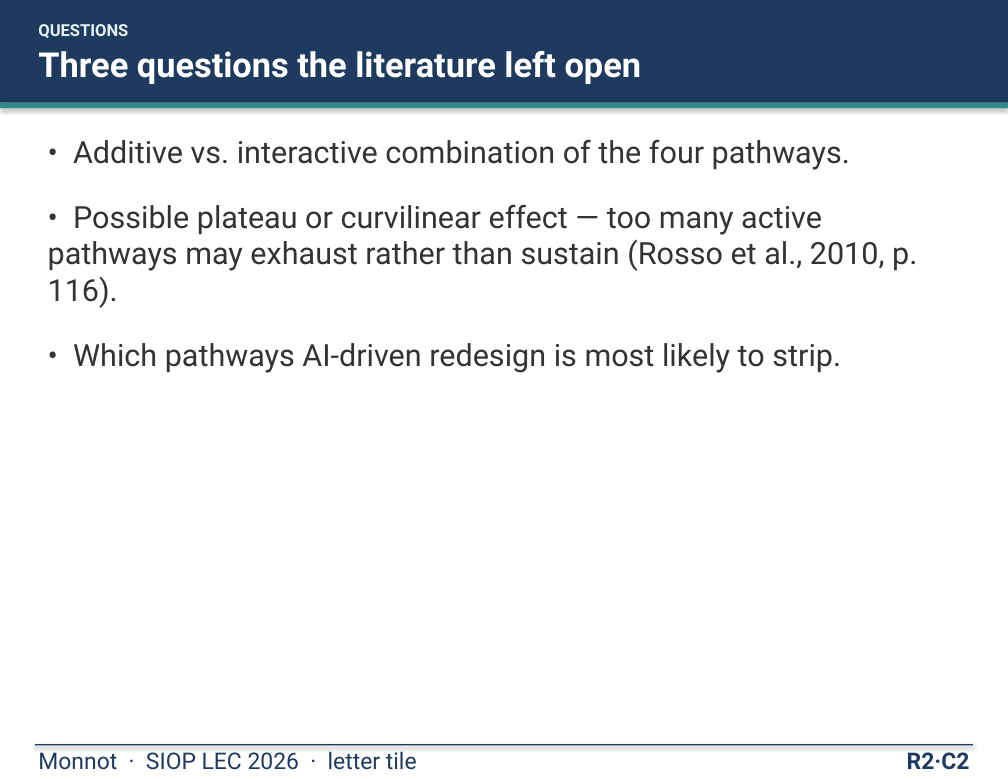
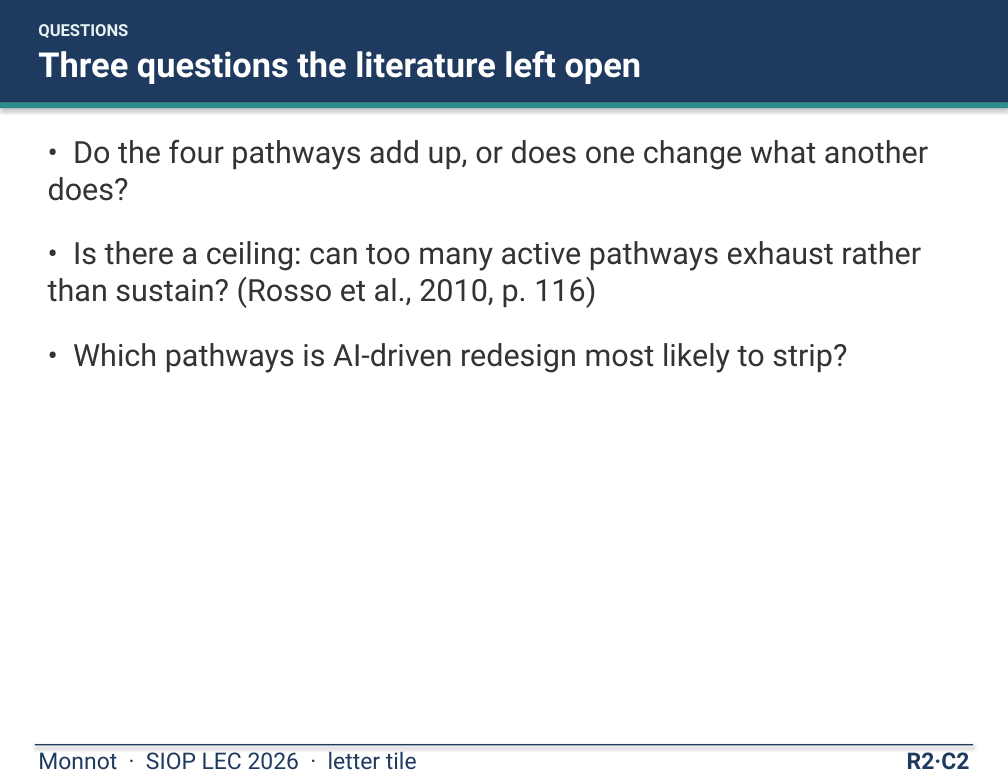
Before and after one commit to mjmonnot/mjmonnot.github.io, a slide deck: slide 6 of lec-2026/assets/Monnot_Poster_v5.pptx. Drawn at 1008x779 pixels with LibreOffice and Linux fonts; fonts in the diff are those of the drawing. Boxes give left, top, right and bottom in pixels: in the first picture for what was removed or moved away, otherwise in the second. Text is boxed around its words. In the diff, an @@ line names an element or a change of style, - is before the commit and + after.

```diff
--- a/lec-2026/assets/Monnot_Poster_v5.pptx
+++ b/lec-2026/assets/Monnot_Poster_v5.pptx
@@ text at (x1=48, y1=140, x2=928, y2=373): text changed @@
-• Additive vs. interactive combination of the four pathways.
-• Possible plateau or curvilinear effect — too many active pathways may exhaust rather than sustain (Rosso et al., 2010, p. 116).
-• Which pathways AI-driven redesign is most likely to strip.
+• Do the four pathways add up, or does one change what another does?
+• Is there a ceiling: can too many active pathways exhaust rather than sustain? (Rosso et al., 2010, p. 116)
+• Which pathways is AI-driven redesign most likely to strip?
```
Also in this commit, not shown: 15 other slides changed, 17 other files.
